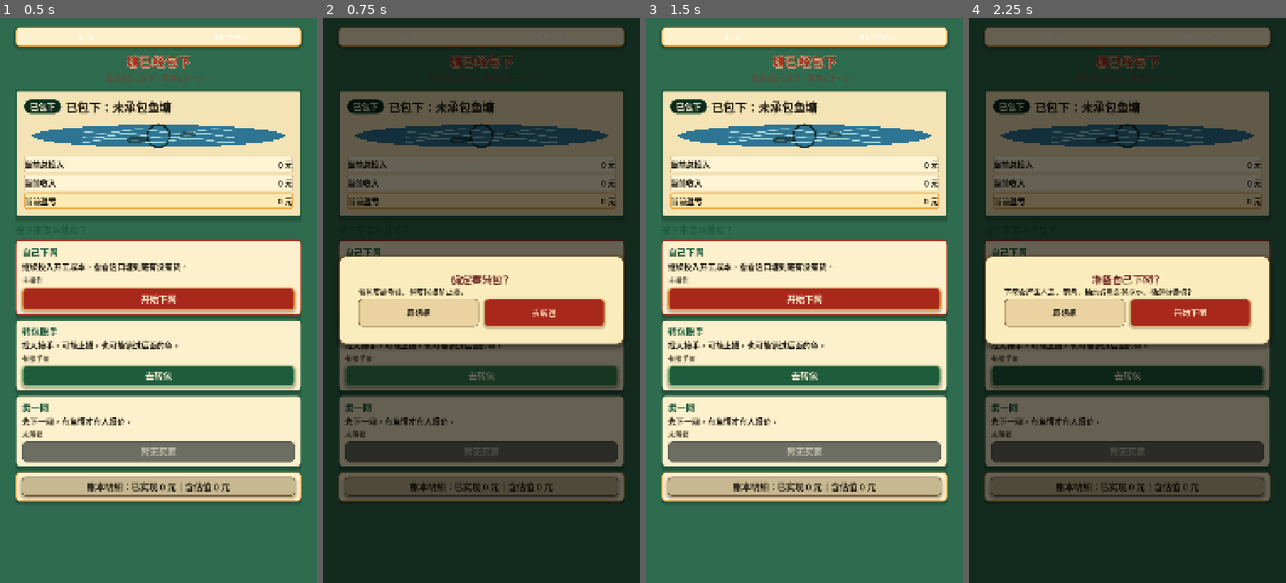
Above: before the commit, frames 1-4 (left to right).
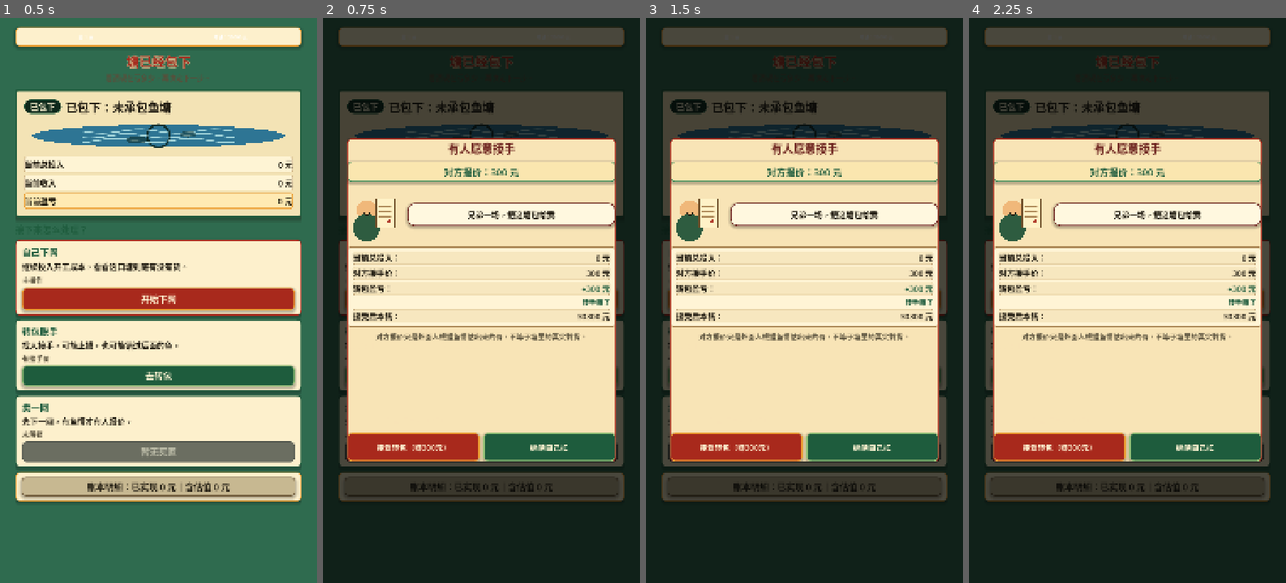
Above: after the commit, the same moments.

Repository: shawnlee6701/fishpond
Game: Godot game, scene res://scenes/AfterContractChoice.tscn
Two runs of this game, one before a commit and one after it. Both use one fixed random seed, a clock stepped at 60 frames per second and the inputs below. This scene is started directly instead of the project's main scene.
Inputs (mouse positions are in pixels of both pictures, inside the frame that each line leads up to):
- Up to frame 1 (0.5 s): no input
- Up to frame 2 (0.75 s): click "去转包" at 0.5 s
- Up to frame 3 (1.5 s): click (741, 311) at 1.25 s, where only the run before the commit has a clickable "再想想"
- Up to frame 4 (2.25 s): click "开始下网" at 2 s

Frame 1 is identical in both runs. In frame 2, 53% of the frame differs, in the area x 4-96%, y 1-86%; in frame 3, 81%, in the area x 0-100%, y 0-100%; in frame 4, 53%.

Commit message:
Remove owned pond action confirmations

Diff:
--- a/scripts/after_contract_choice.gd
+++ b/scripts/after_contract_choice.gd
@@ -1379,13 +1379,7 @@
 		message_label.text = "现在没人肯接手。先自己下一网，让外面的人看到这塘到底有没有货。"
 		return
 
-	_show_global_confirm({
-		"title": "确定要转包？",
-		"body": "转包可能亏钱，但可以提前止损。",
-		"cancel_text": "再想想",
-		"confirm_text": "去转包",
-		"on_confirm": Callable(self, "_open_transfer_offer_dialog")
-	})
+	_open_transfer_offer_dialog()
 
 func _open_transfer_offer_dialog() -> void:
 	_hide_detail_panels()
@@ -1481,13 +1475,7 @@
 
 func _on_harvest_self_pressed() -> void:
 	_close_transfer_dialog()
-	_show_global_confirm({
-		"title": "准备自己下网？",
-		"body": "下网会产生人工、网具、抽水或鱼车等成本，确定继续吗？",
-		"cancel_text": "再想想",
-		"confirm_text": "开始下网",
-		"on_confirm": Callable(self, "_open_work_plan_page")
-	})
+	_open_work_plan_page()
 
 func _open_work_plan_page() -> void:
 	_show_work_plan_page()
--- a/tools/ui_flow_smoke_test.gd
+++ b/tools/ui_flow_smoke_test.gd
@@ -266,14 +266,8 @@
 	_check(not transfer_button.disabled, "转包脱手按钮可用")
 	transfer_button.pressed.emit()
 	await _settle_frames()
-	var transfer_confirm := root.get_node("PopupManager") as CanvasLayer
-	_check(transfer_confirm.visible and _find_button_by_text(transfer_confirm, "去转包") != null, "转包脱手先显示风险确认弹窗")
-	var confirm_transfer := _find_button_by_text(transfer_confirm, "去转包")
-	if confirm_transfer != null:
-		confirm_transfer.pressed.emit()
-		await _settle_frames()
 	var transfer_modal := choice_screen.get_node("TransferModal") as Control
-	_check(transfer_modal.visible, "转包脱手按钮显示报价弹窗")
+	_check(transfer_modal.visible, "转包脱手按钮直接显示报价弹窗")
 	_check(transfer_modal.find_child("BuyerPlaceholder", true, false) != null, "转包弹窗显示自绘买家合同占位")
 	_check(transfer_modal.find_child("BuyerSpeechBubble", true, false) != null, "转包弹窗显示买家台词气泡")
 	var offer_highlight := transfer_modal.find_child("OfferHighlight", true, false) as Label
@@ -322,15 +316,9 @@
 	var self_button := choice_screen.find_child("HarvestSelfButton", true, false) as Button
 	self_button.pressed.emit()
 	await _settle_frames()
-	var self_confirm := root.get_node("PopupManager") as CanvasLayer
-	_check(self_confirm.visible and _find_button_by_text(self_confirm, "开始下网") != null, "自己下网先显示成本确认弹窗")
-	var confirm_self := _find_button_by_text(self_confirm, "开始下网")
-	if confirm_self != null:
-		confirm_self.pressed.emit()
-		await process_frame
 	var work_scroll := choice_screen.find_child("WorkPlanScroll", true, false) as ScrollContainer
 	var work_panel := choice_screen.find_child("WorkPlanPanel", true, false) as VBoxContainer
-	_check(work_scroll.visible, "自己下网按钮打开作业方案列表")
+	_check(work_scroll.visible, "自己下网按钮直接打开作业方案列表")
 	_check(work_scroll.custom_minimum_size.y >= 760.0, "自己下网方案列表有稳定高度，不会折叠为空白")
 	_check(work_panel.find_children("NetMethodPlaceholder", "Control", true, false).size() == 3, "三个作业方案均显示自绘下网方式占位")
 	_check(work_panel.find_children("NetOptionCard_*", "PanelContainer", true, false).size() == 3, "自己下网默认渲染三张下网方式卡片")
@@ -344,10 +332,6 @@
 
 	self_button.pressed.emit()
 	await _settle_frames()
-	confirm_self = _find_button_by_text(root.get_node("PopupManager"), "开始下网")
-	if confirm_self != null:
-		confirm_self.pressed.emit()
-		await process_frame
 	var low_button := choice_screen.find_child("LowWorkButton", true, false) as Button
 	_check(not low_button.disabled, "小捞一网按钮可用")
 	if not low_button.disabled:
@@ -446,10 +430,6 @@
 
 	self_button.pressed.emit()
 	await _settle_frames()
-	confirm_self = _find_button_by_text(root.get_node("PopupManager"), "开始下网")
-	if confirm_self != null:
-		confirm_self.pressed.emit()
-		await process_frame
 	var standard_button := choice_screen.find_child("StandardWorkButton", true, false) as Button
 	_check(not standard_button.disabled, "稳捞一网按钮可用")
 	if not standard_button.disabled:
@@ -464,10 +444,6 @@
 
 	self_button.pressed.emit()
 	await _settle_frames()
-	confirm_self = _find_button_by_text(root.get_node("PopupManager"), "开始下网")
-	if confirm_self != null:
-		confirm_self.pressed.emit()
-		await process_frame
 	var full_button := choice_screen.find_child("FullWorkButton", true, false) as Button
 	_check(not full_button.disabled, "抽干收尾按钮可用")
 	if full_button.disabled:
@@ -526,10 +502,6 @@
 	var restart_transfer := restart_choice.find_child("TransferButton", true, false) as Button
 	restart_transfer.pressed.emit()
 	await _settle_frames()
-	var restart_transfer_confirm := _find_button_by_text(root.get_node("PopupManager"), "去转包")
-	if restart_transfer_confirm != null:
-		restart_transfer_confirm.pressed.emit()
-		await _settle_frames()
 	var restart_transfer_modal := restart_choice.get_node("TransferModal") as Control
 	var restart_choice_state := restart_choice.get("game_state") as GameState
 	var restart_transfer_ledger := restart_choice.call("_get_transfer_decision_ledger") as Dictionary
